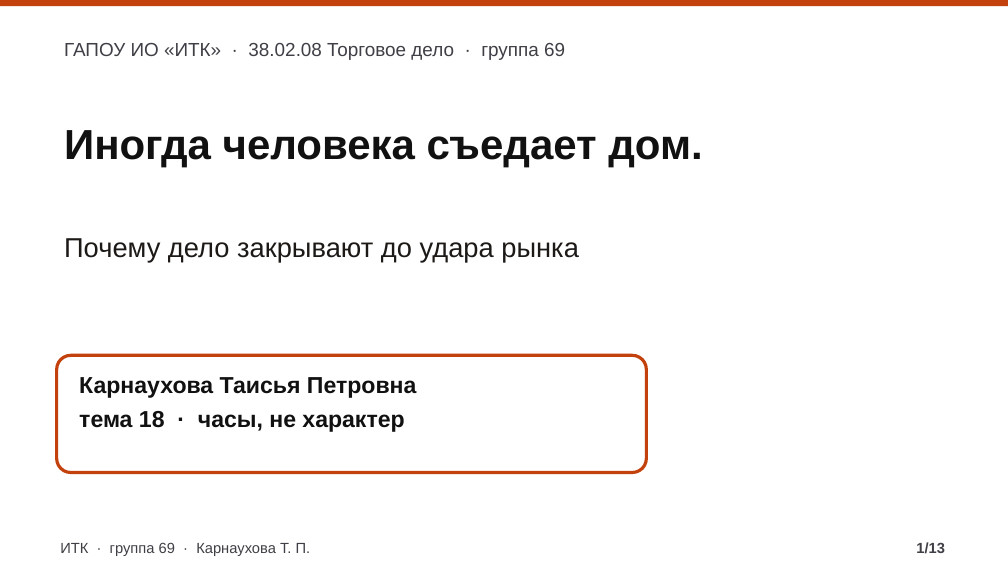
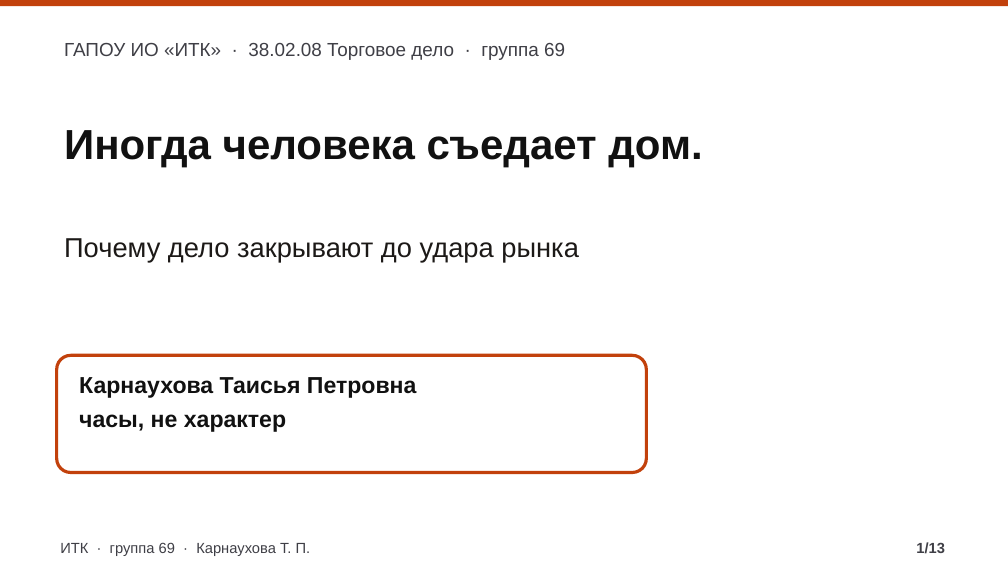
Before and after one commit to Hyakkimaru23/FirstTestTask, a slide deck: slide 1 of vystuplenie-itk/download/taisiya-prezentaciya.pptx. Drawn at 1008x567 pixels with LibreOffice and Linux fonts; fonts in the diff are those of the drawing. Boxes give left, top, right and bottom in pixels: in the first picture for what was removed or moved away, otherwise in the second. Text is boxed around its words. In the diff, an @@ line names an element or a change of style, - is before the commit and + after.

```diff
--- a/vystuplenie-itk/download/taisiya-prezentaciya.pptx
+++ b/vystuplenie-itk/download/taisiya-prezentaciya.pptx
@@ text at (79,414,286,432): text changed @@
-тема 18 · часы, не характер
+часы, не характер
```
Also in this commit, not shown: 22 other files.
